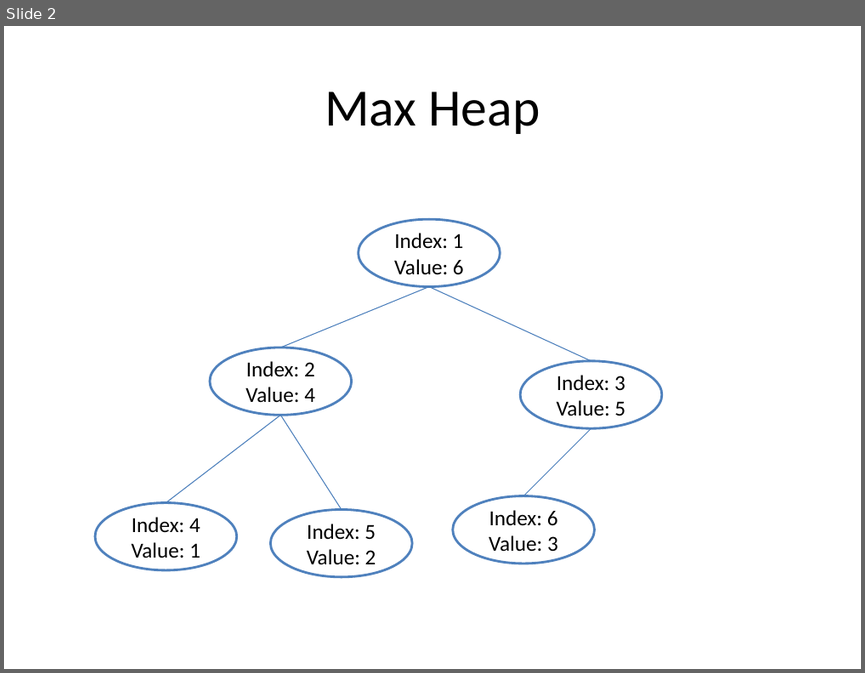
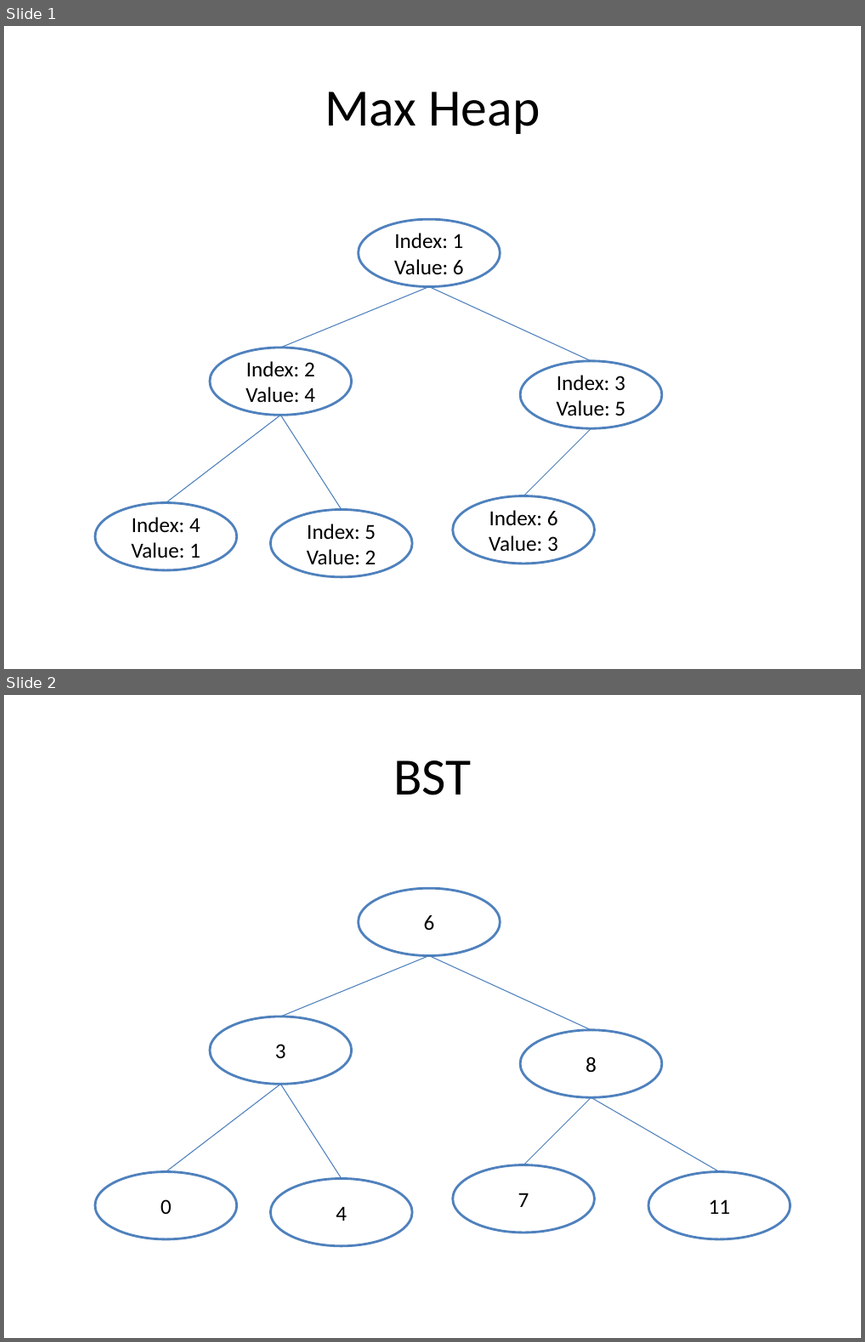
Before and after one commit to tushushu/imylu, a slide deck: docs_cn/tree_pictures.pptx. Shown one above the other, each under a label of ours: slide 2 before the commit, slides 1 and 2 after it. The pictures are 865x673 and 865x1342 pixels, drawn with LibreOffice and Linux fonts; fonts in the diff are those of the drawing. Boxes give left, top, right and bottom in pixels: in the first picture for what was removed or moved away, otherwise in the second. Text is boxed around its words. In the diff, an @@ line names an element or a change of style, - is before the commit and + after.

```diff
--- a/docs_cn/tree_pictures.pptx
+++ b/docs_cn/tree_pictures.pptx
@@ slide 2 added at <box>4,695,861,1338</box>, background #FFFFFF @@
@@ title added at <box>393,760,471,795</box>, 44 pt, text #000000 @@
+BST
@@ ellipse added at <box>358,888,500,955</box>, fill #FFFFFF, outline #4F81BD 2 pt, 18 pt, text #000000 @@
+6
@@ line added from (429, 955) to (281, 1016), #4B7EBC 0.75 pt @@
@@ line added from (429, 955) to (590, 1030), #4B7EBC 0.75 pt @@
@@ ellipse added at <box>210,1016,351,1084</box>, fill #FFFFFF, outline #4F81BD 2 pt, 18 pt, text #000000 @@
+3
@@ ellipse added at <box>520,1030,661,1098</box>, fill #FFFFFF, outline #4F81BD 2 pt, 18 pt, text #000000 @@
+8
@@ line added from (281, 1084) to (166, 1171), #4B7EBC 0.75 pt @@
@@ line added from (281, 1084) to (341, 1179), #4B7EBC 0.75 pt @@
@@ line added from (590, 1097) to (523, 1164), #4B7EBC 0.75 pt @@
@@ line added from (590, 1097) to (720, 1171), #4B7EBC 0.75 pt @@
@@ ellipse added at <box>95,1171,236,1239</box>, fill #FFFFFF, outline #4F81BD 2 pt, 18 pt, text #000000 @@
+0
@@ ellipse added at <box>270,1179,412,1246</box>, fill #FFFFFF, outline #4F81BD 2 pt, 18 pt, text #000000 @@
+4
@@ ellipse added at <box>453,1164,595,1232</box>, fill #FFFFFF, outline #4F81BD 2 pt, 18 pt, text #000000 @@
+7
@@ ellipse added at <box>648,1171,789,1239</box>, fill #FFFFFF, outline #4F81BD 2 pt, 18 pt, text #000000 @@
+11
@@ what was slide 2 is now slide 1 @@
```
Also in this commit, not shown: 1 slide changed, 2 other files.
